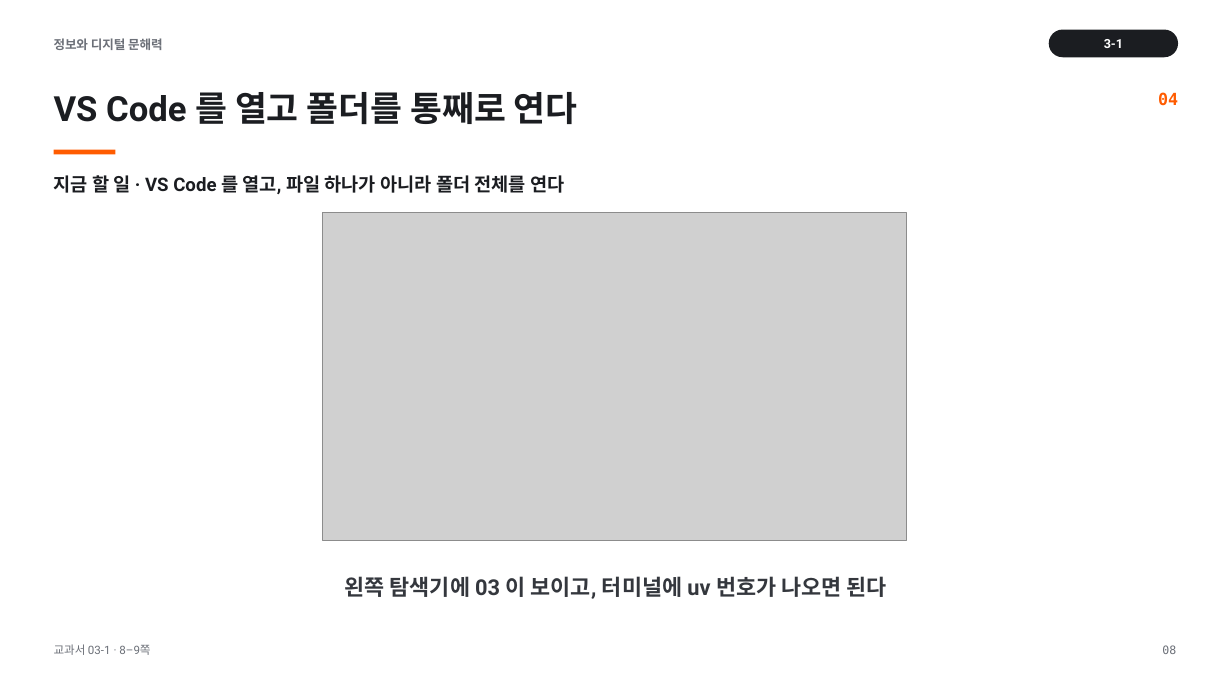
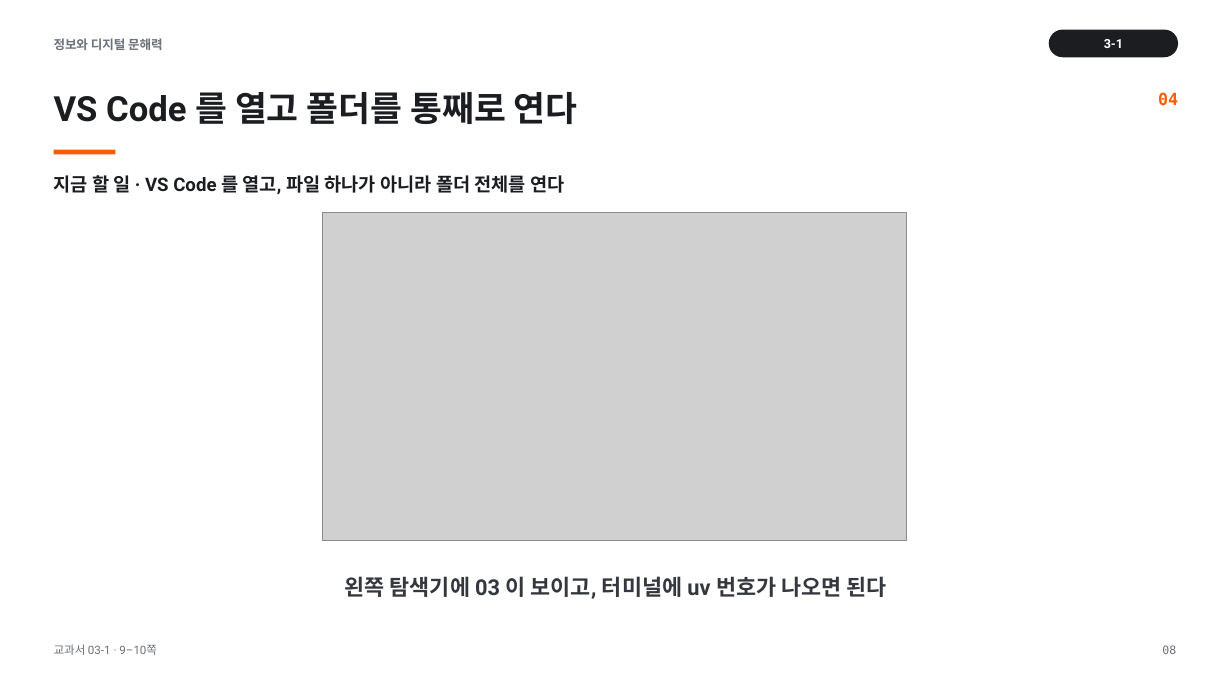
Before and after one commit to cozy819/2026-02__jdh, a slide deck: slide 8 of 03/ppt/03-1_실습_환경_준비와_비교_v1.pptx. Drawn at 1232x693 pixels with LibreOffice and Linux fonts; fonts in the diff are those of the drawing; grey boxes stand for pictures. Boxes give left, top, right and bottom in pixels: in the first picture for what was removed or moved away, otherwise in the second. Text is boxed around its words. In the diff, an @@ line names an element or a change of style, - is before the commit and + after.

```diff
--- a/03/ppt/03-1_실습_환경_준비와_비교_v1.pptx
+++ b/03/ppt/03-1_실습_환경_준비와_비교_v1.pptx
@@ text at (x1=54, y1=644, x2=157, y2=655): text changed @@
-교과서 03-1 · 8–9쪽
+교과서 03-1 · 9–10쪽
```
Also in this commit, not shown: 16 other slides changed, 1 other file.
